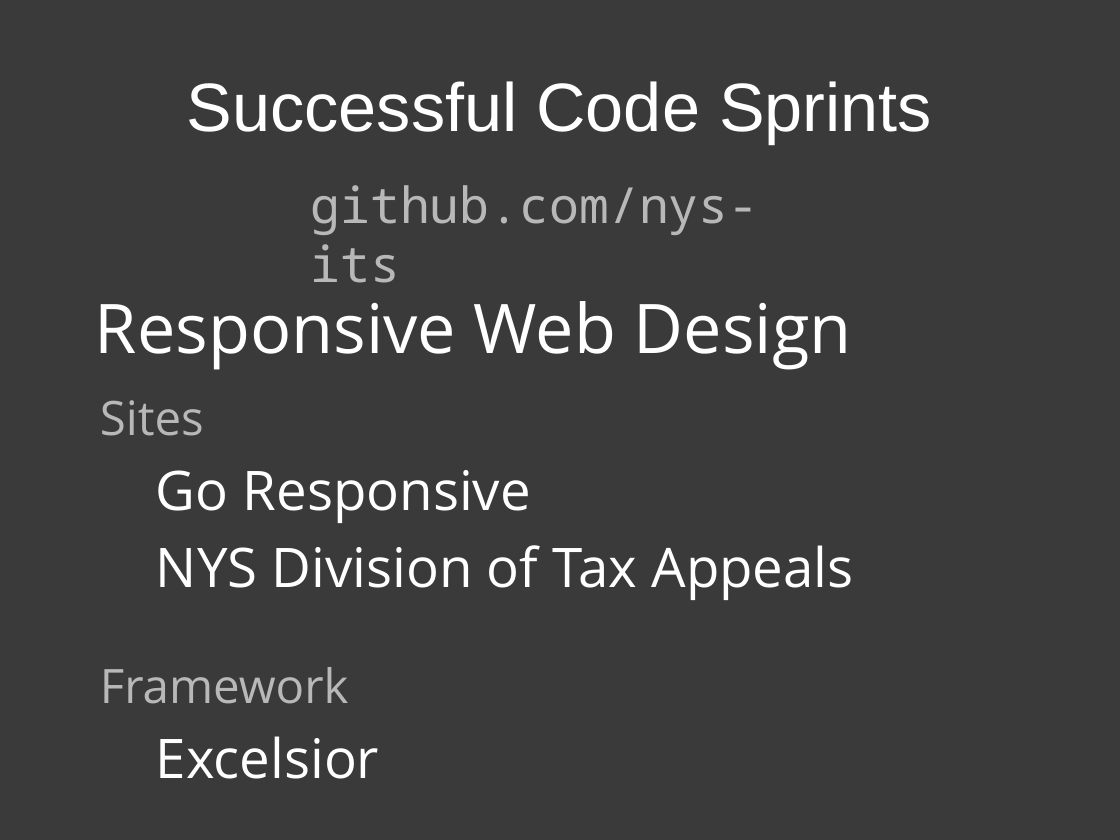
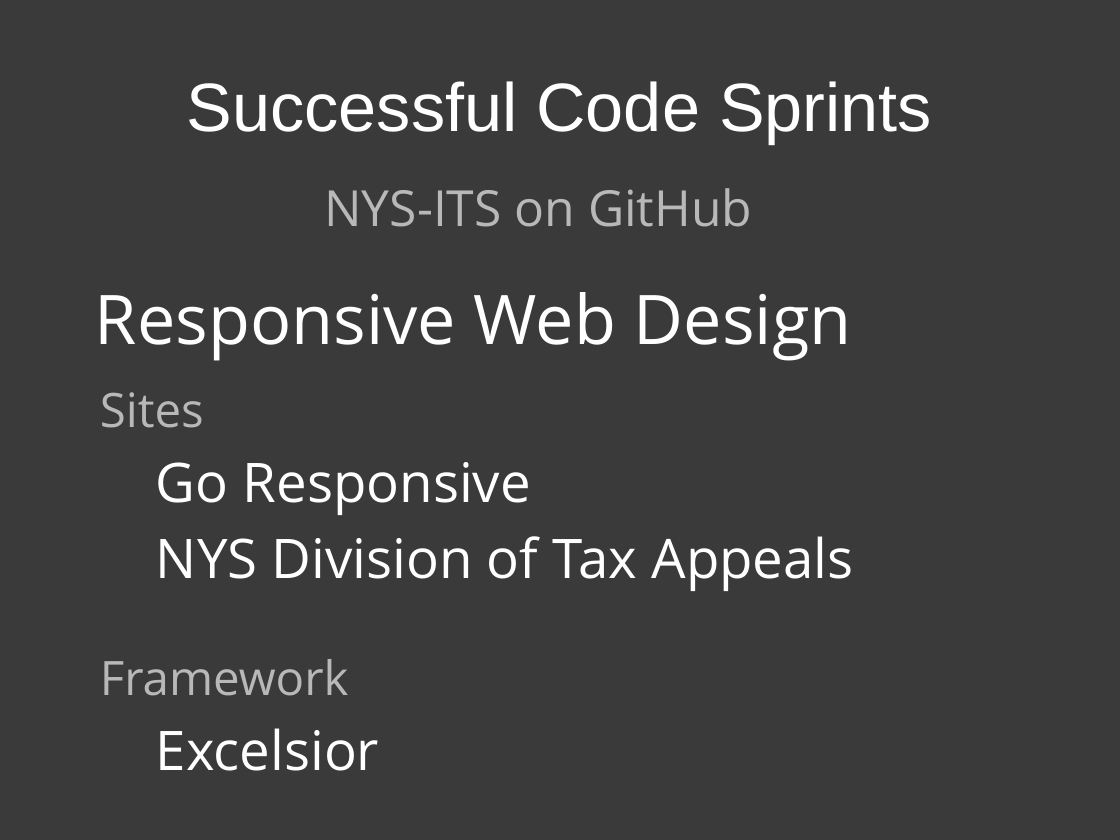
Before and after one commit to patik/code-sprint, a slide deck: slide 8 of code-sprint.pptx. Drawn at 1120x840 pixels with LibreOffice and Linux fonts; fonts in the diff are those of the drawing. Boxes give left, top, right and bottom in pixels: in the first picture for what was removed or moved away, otherwise in the second. Text is boxed around its words. In the diff, an @@ line names an element or a change of style, - is before the commit and + after.

```diff
--- a/code-sprint.pptx
+++ b/code-sprint.pptx
@@ text at (324,188,752,227): text changed; font Noto Sans Mono to Open Sans @@
-github.com/nys-its
+NYS-ITS on GitHub
@@ text "Responsive Web Design": place and size @@
-text "Responsive Web Design" at (95,301,852,370)
+text "Responsive Web Design" at (95,292,852,361)
@@ text "Sites": place and size @@
-text "Sites" at (100,400,853,779)
+text "Sites" at (100,392,853,771)
```
Also in this commit, not shown: 14 other slides changed, 1 other file.
